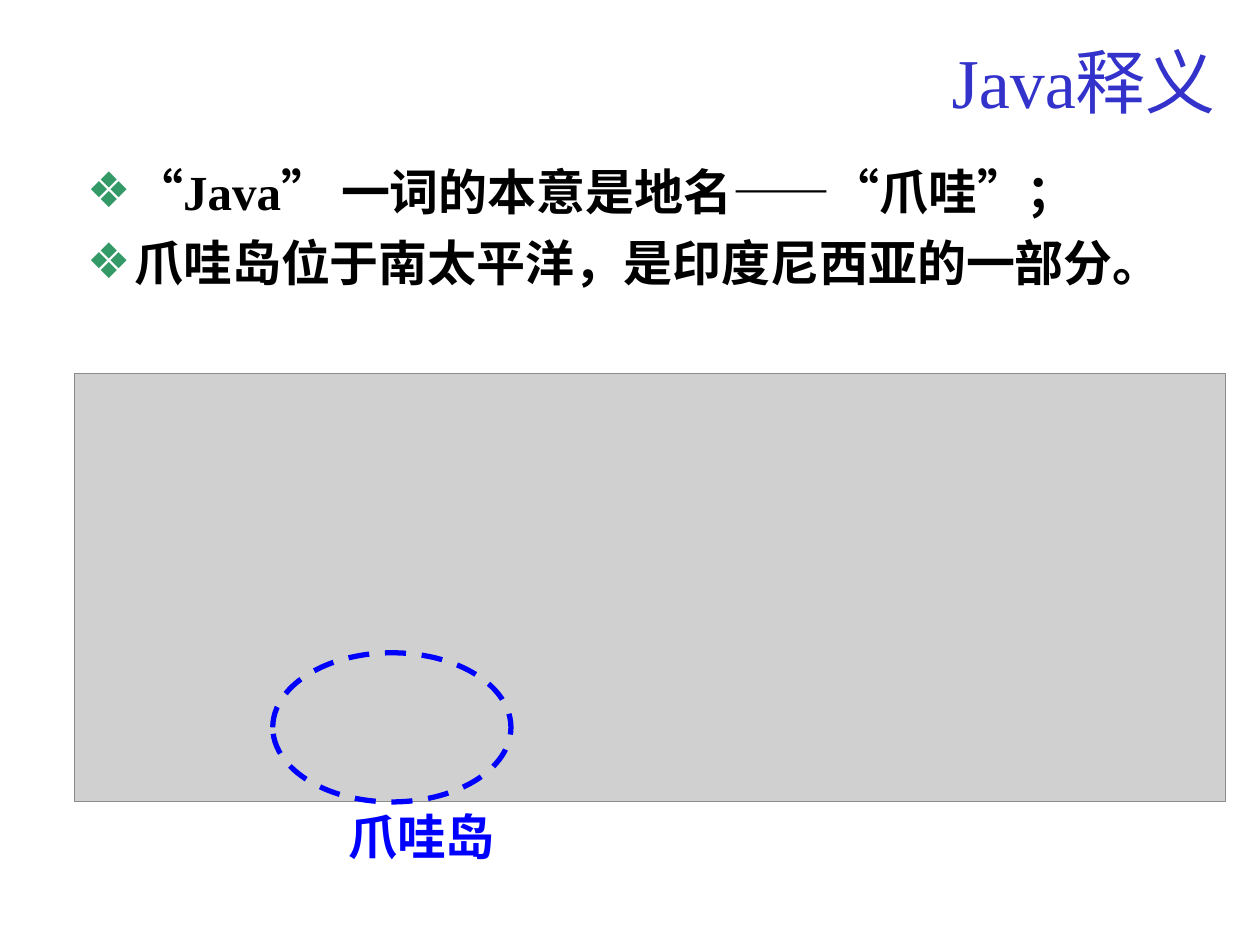
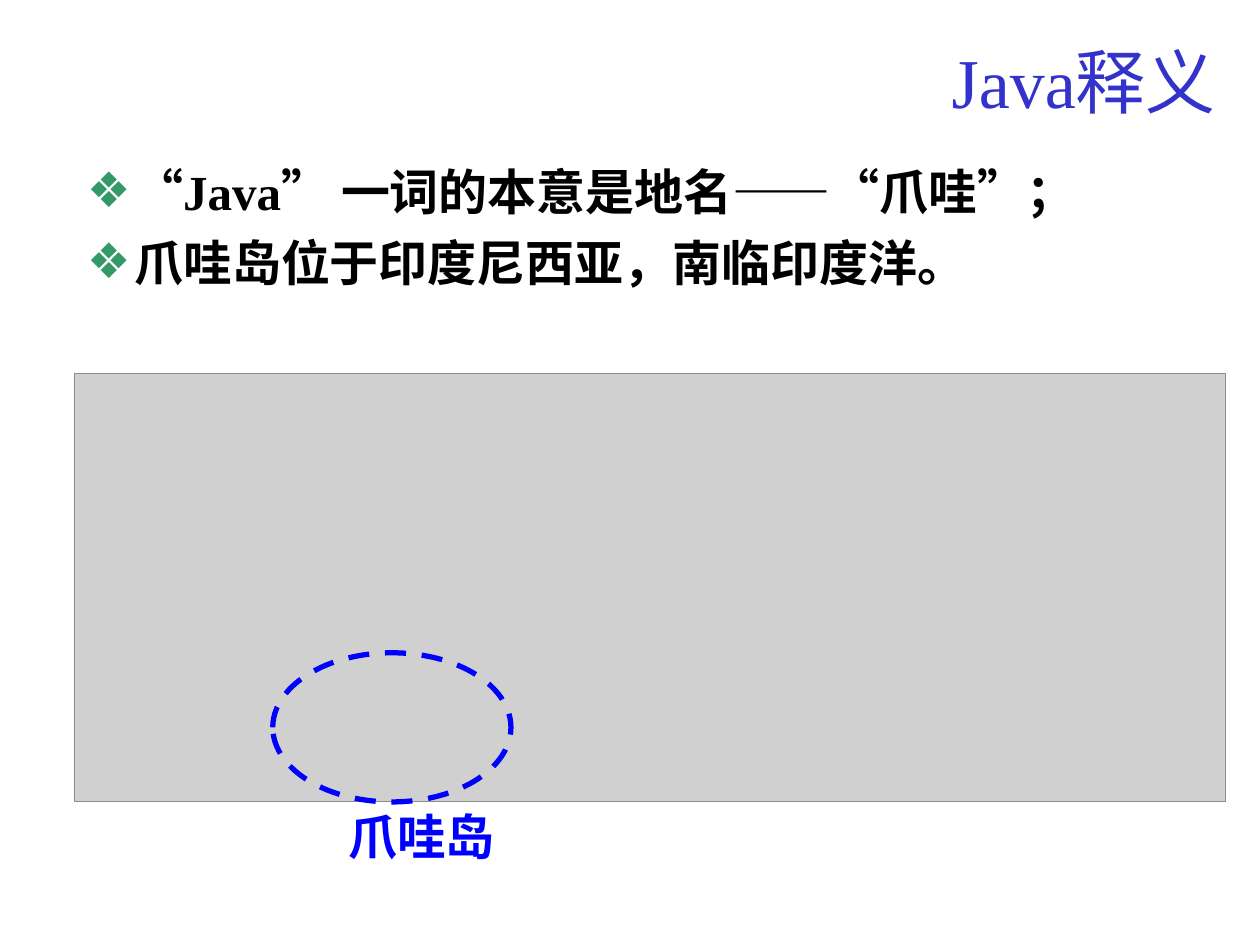
Before and after one commit to ALiberInc/Training, a slide deck: slide 6 of Java/第一章_Java简介.ppt. Drawn at 1260x945 pixels with LibreOffice and Linux fonts; fonts in the diff are those of the drawing; grey boxes stand for pictures. Boxes give left, top, right and bottom in pixels: in the first picture for what was removed or moved away, otherwise in the second. Text is boxed around its words. In the diff, an @@ line names an element or a change of style, - is before the commit and + after.

```diff
--- a/Java/第一章_Java简介.ppt
+++ b/Java/第一章_Java简介.ppt
@@ text at (134,238,966,288): text changed @@
-❖ 爪哇岛位于南太平洋，是印度尼西亚的一部分。
+❖ 爪哇岛位于印度尼西亚，南临印度洋。
```
Also in this commit, not shown: 7 other slides changed.
